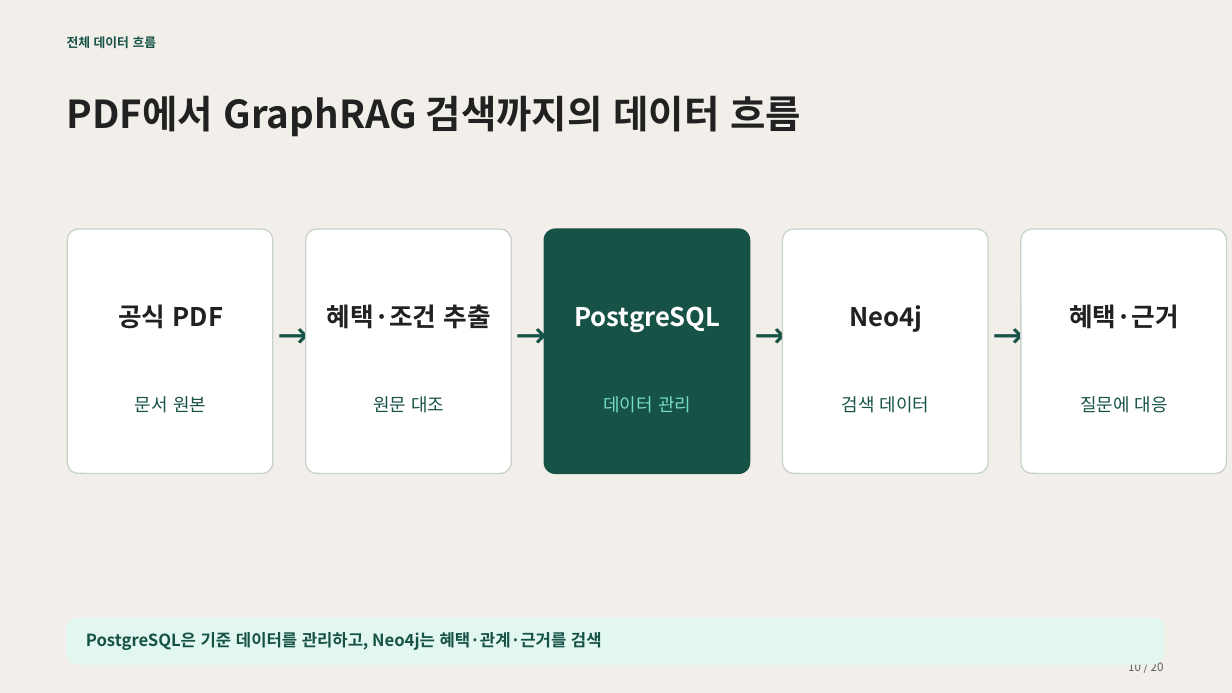
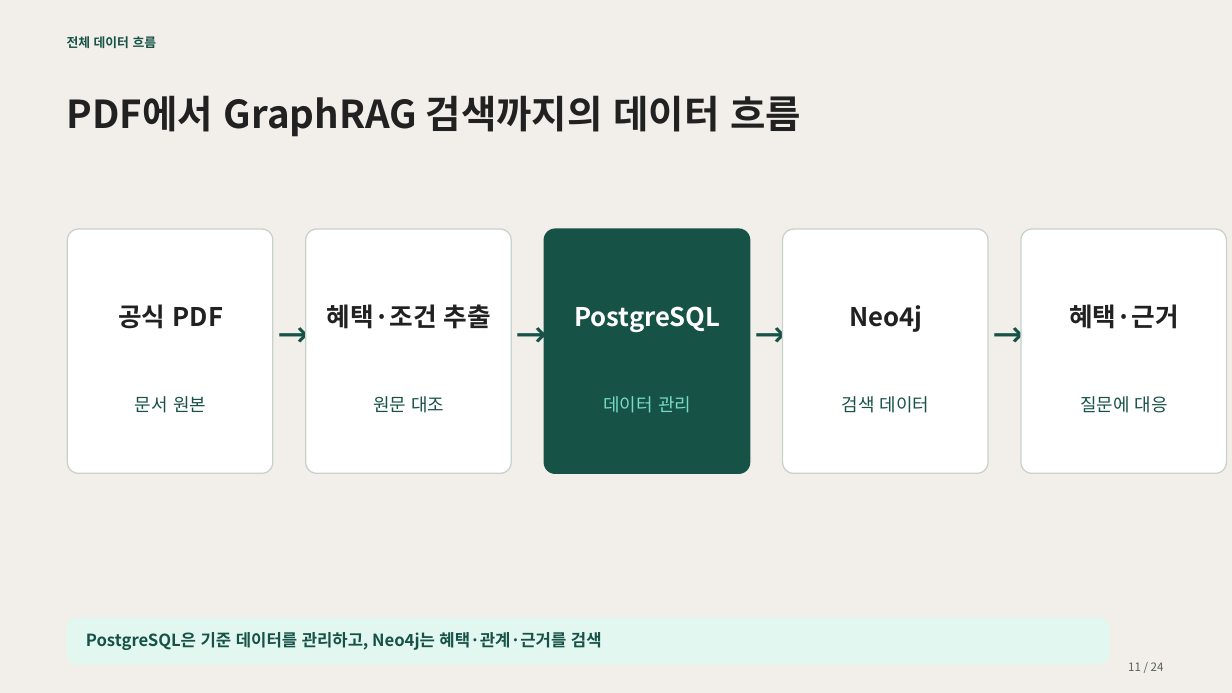
Before and after one commit to encore-ai-campus/mle-02-p2-team3, a slide deck: slide 11 of src/card_benefit/docs/presentation/카드혜택_GraphRAG_최종_20장_검색과근거조회설명추가.pptx. Drawn at 1232x693 pixels with LibreOffice and Linux fonts; fonts in the diff are those of the drawing. Boxes give left, top, right and bottom in pixels: in the first picture for what was removed or moved away, otherwise in the second. Text is boxed around its words. In the diff, an @@ line names an element or a change of style, - is before the commit and + after.

```diff
--- a/src/card_benefit/docs/presentation/카드혜택_GraphRAG_최종_20장_검색과근거조회설명추가.pptx
+++ b/src/card_benefit/docs/presentation/카드혜택_GraphRAG_최종_20장_검색과근거조회설명추가.pptx
@@ freeform shape at <box>1021,229,1226,473</box>: outline redrawn @@
@@ rounded rectangle: place and size @@
-rounded rectangle at <box>66,618,1163,664</box>
+rounded rectangle at <box>66,618,1109,663</box>
@@ text at <box>1128,662,1164,671</box>: text changed @@
-10 / 20
+11 / 24
```
Also in this commit, not shown: 22 other slides changed, 1 slide removed, 1 other file.
